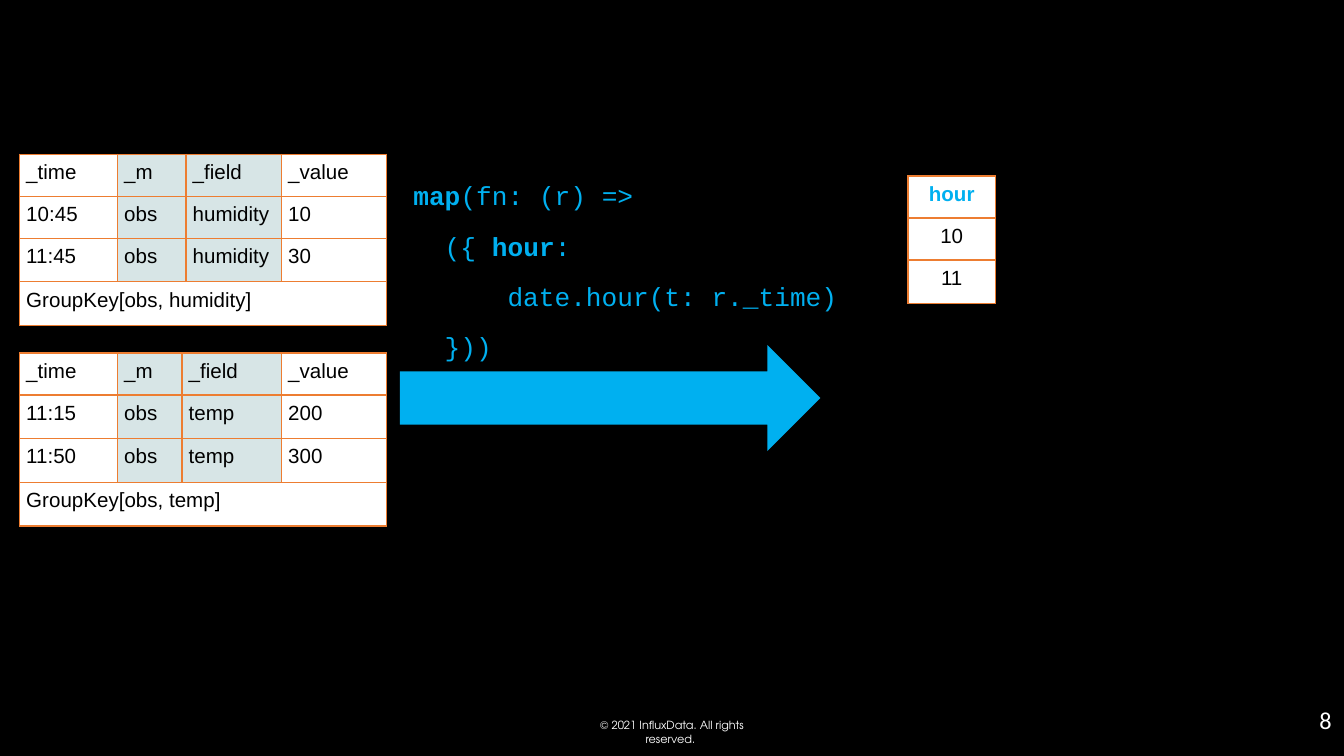
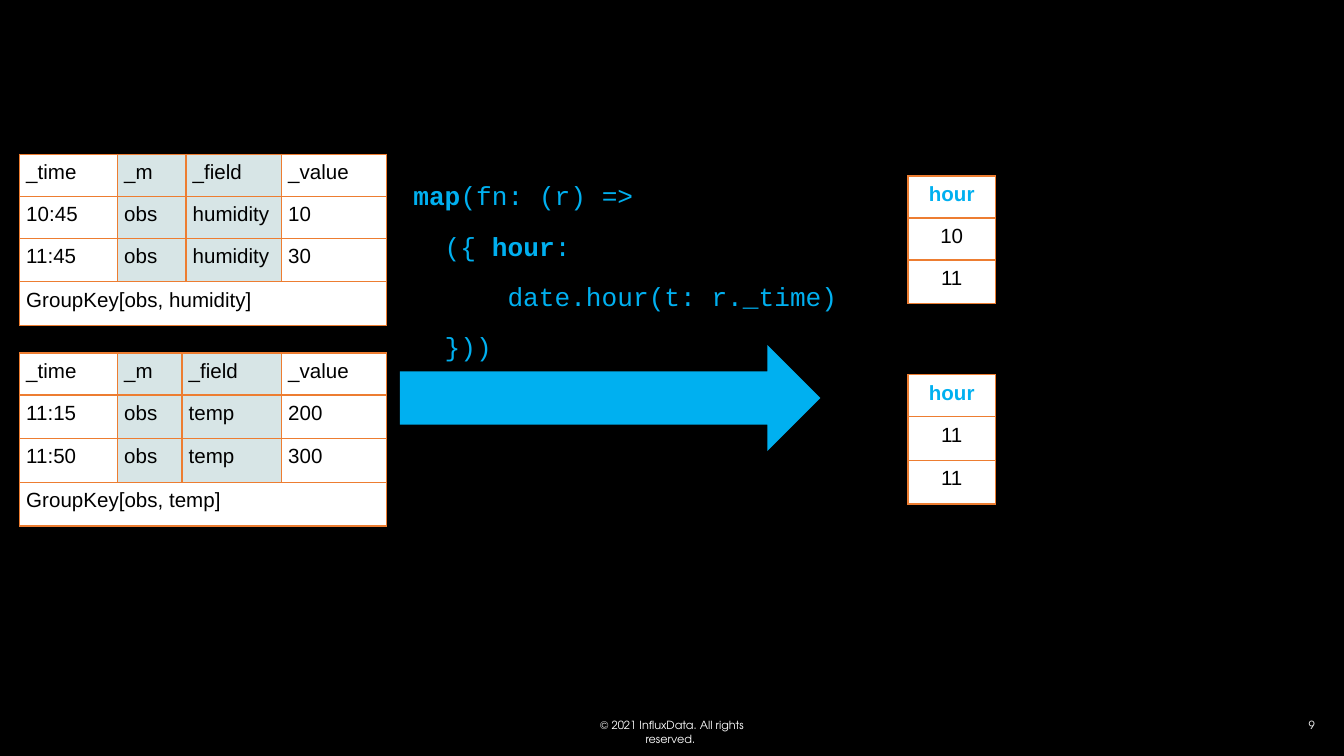
Before and after one commit to influxdata/influxdb-university, a slide deck: slide 9 of Training-material/day 1/04_advanced-data-analysis-map-UDF.pptx (slide 8 before the commit). Drawn at 1344x756 pixels with LibreOffice and Linux fonts; fonts in the diff are those of the drawing; background and template pictures are left out. Boxes give left, top, right and bottom in pixels: in the first picture for what was removed or moved away, otherwise in the second. Text is boxed around its words. In the diff, an @@ line names an element or a change of style, - is before the commit and + after.

```diff
--- a/Training-material/day 1/04_advanced-data-analysis-map-UDF.pptx
+++ b/Training-material/day 1/04_advanced-data-analysis-map-UDF.pptx
@@ table: place and size @@
-table at (909,176,996,304)
+table at (909,176,996,617)
@@ table added at (909,375,996,756), 3 rows, 1 columns @@
+hour
+11
+11
@@ page number removed at (1319,712,1331,729) @@
-8
@@ page number added at (1309,720,1315,729), 6 pt, text #FFFFFF @@
+9
```
Also in this commit, not shown: 31 other slides changed, 1 slide added, 1 slide removed, 25 other files.
